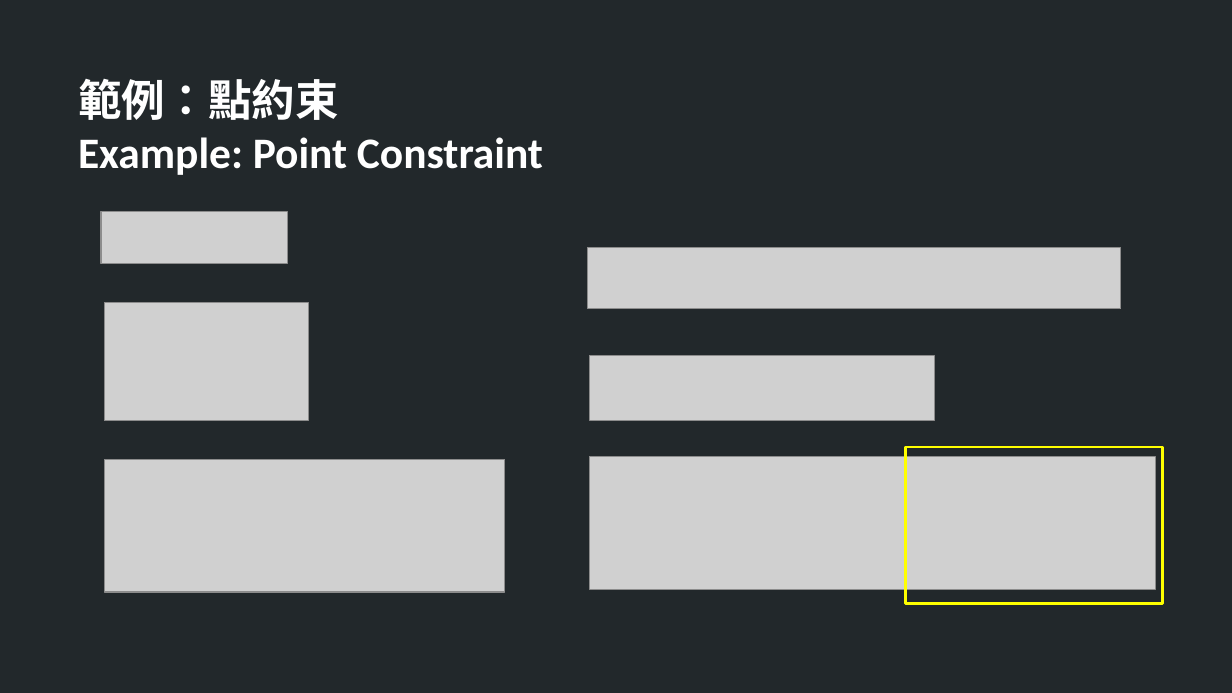
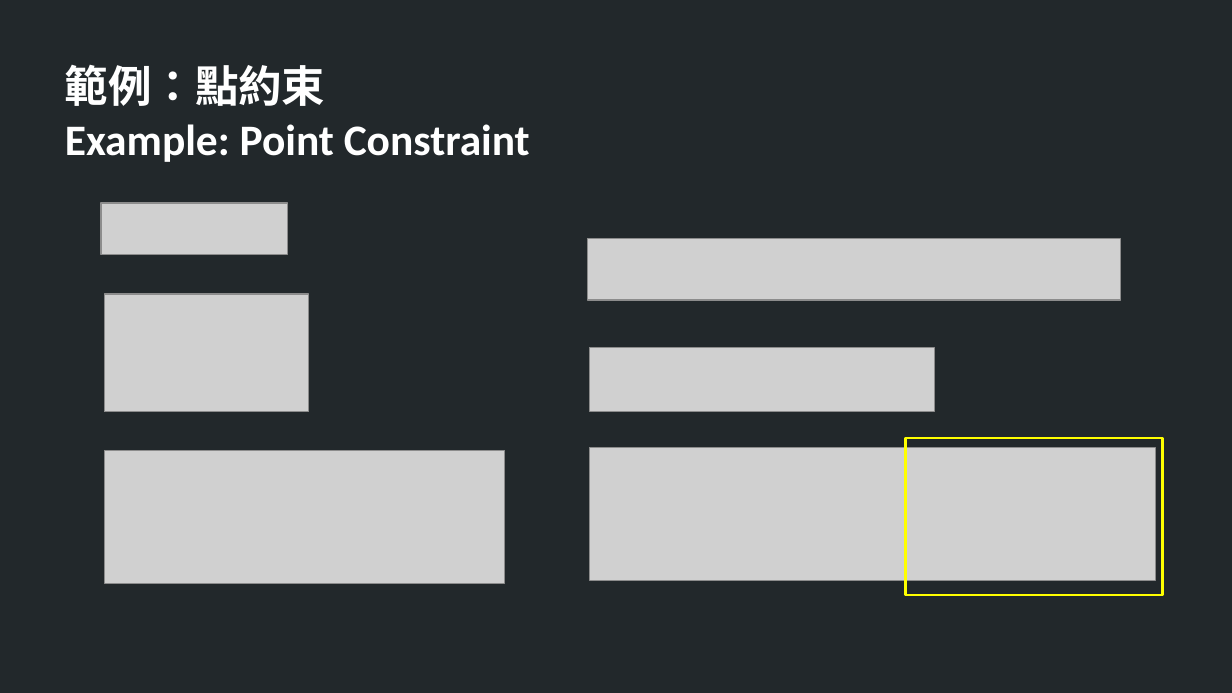
Before and after one commit to TheAllenChou/unity-physics-constraints, a slide deck: slide 16 of slides/physics constraints in games.odp. Drawn at 1232x693 pixels with LibreOffice and Linux fonts; fonts in the diff are those of the drawing; grey boxes stand for pictures. Boxes give left, top, right and bottom in pixels: in the first picture for what was removed or moved away, otherwise in the second. Text is boxed around its words. In the diff, an @@ line names an element or a change of style, - is before the commit and + after.

```diff
--- a/slides/physics constraints in games.odp
+++ b/slides/physics constraints in games.odp
@@ text "範例：點約束": place and size @@
-text "範例：點約束" at bbox=[78, 79, 543, 175]
+text "範例：點約束" at bbox=[65, 65, 530, 162]
@@ 6 pictures, 1 rectangle: place and size @@
-6 pictures, 1 rectangle at bbox=[101, 212, 1163, 604]
+6 pictures, 1 rectangle at bbox=[101, 203, 1163, 595]
```
Also in this commit, not shown: 20 other slides changed, 1 slide removed.
